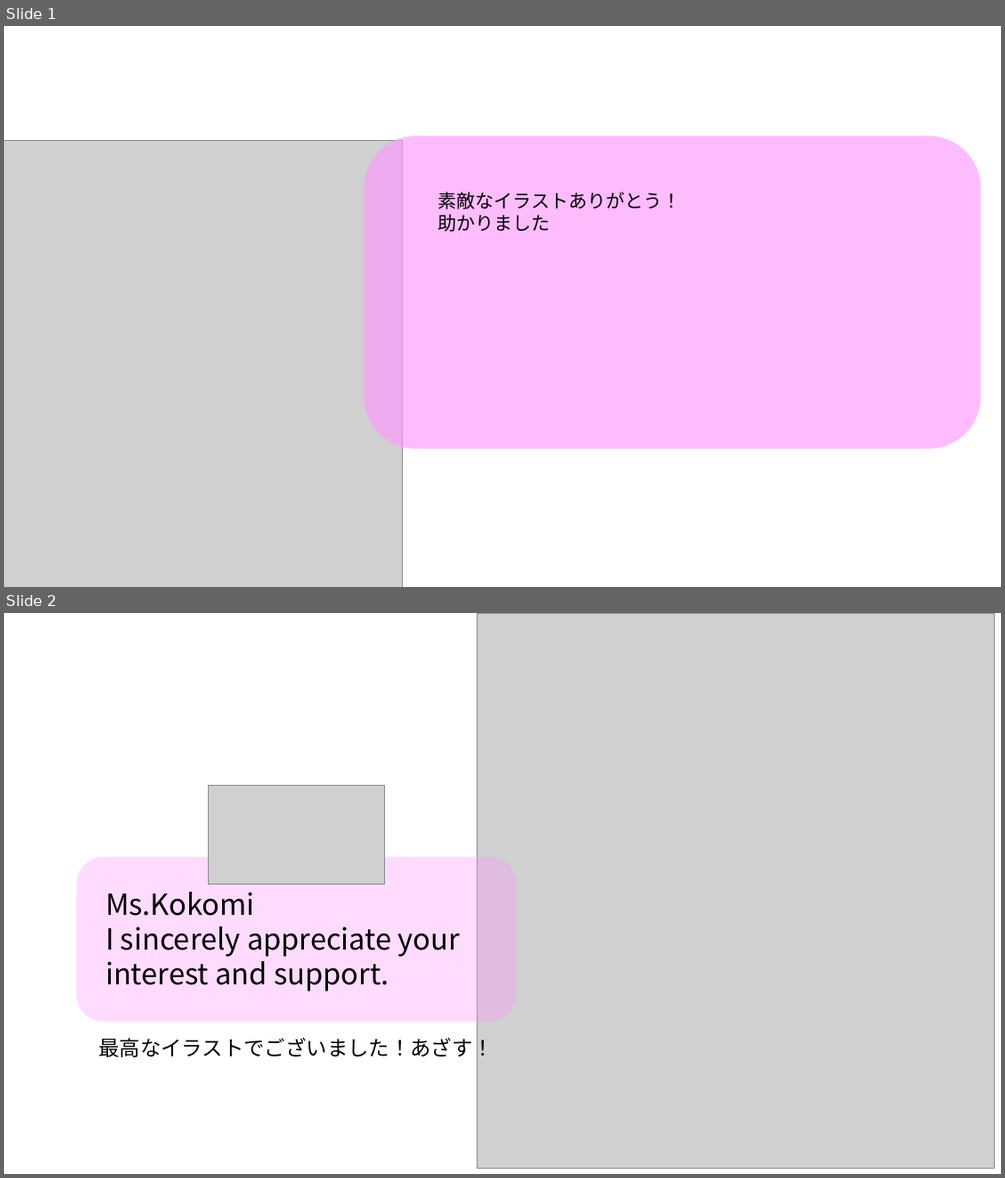
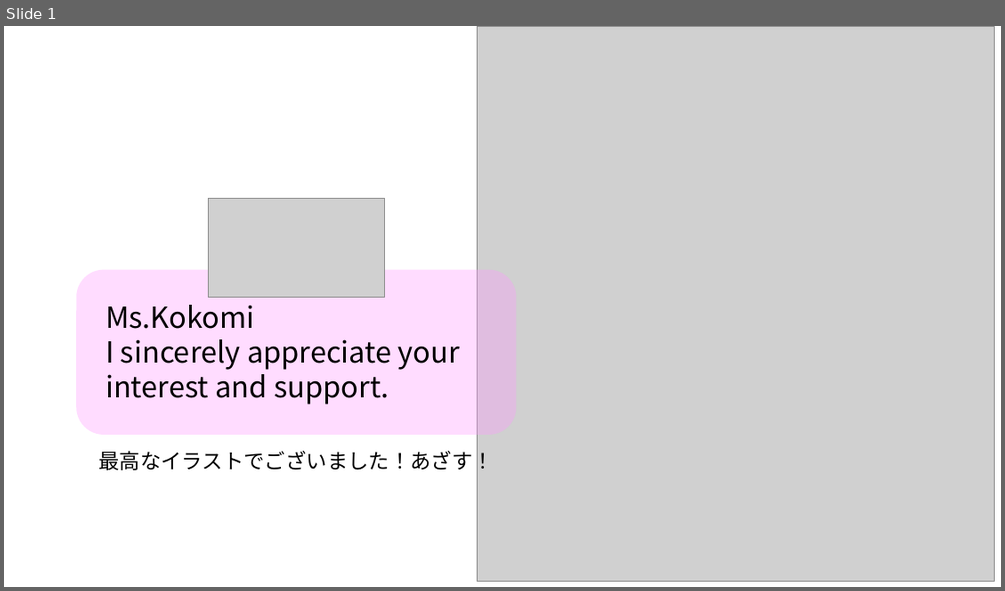
Before and after one commit to Nagasaki-u-JudoTeam/homepage, a slide deck: judo_homepage_image.pptx. Shown one above the other, each under a label of ours: slides 1 and 2 before the commit, slide 1 after it. The pictures are 1005x1178 and 1005x591 pixels, drawn with LibreOffice and Linux fonts; fonts in the diff are those of the drawing; grey boxes stand for pictures. Boxes give left, top, right and bottom in pixels: in the first picture for what was removed or moved away, otherwise in the second. Text is boxed around its words. In the diff, an @@ line names an element or a change of style, - is before the commit and + after.

```diff
--- a/judo_homepage_image.pptx
+++ b/judo_homepage_image.pptx
@@ slide 1 removed at [4, 26, 1001, 587], background #FFFFFF @@
@@ picture removed at [4, 141, 403, 587] @@
@@ rounded rectangle removed at [364, 136, 980, 449] @@
@@ text removed at [437, 192, 680, 232] @@
-素敵なイラストありがとう！
-助かりました
@@ what was slide 2 is now slide 1 @@
```
Also in this commit, not shown: 1 slide added, 1 other slide removed, 6 other files.
